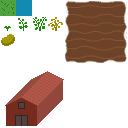
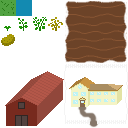
Revision of a layered 128×128 image; what changed, layer by layer:
added layer "ruuf" above "windows" over <box>69,77,123,106</box>
added layer "windows" above "door" over <box>73,85,115,104</box>
added layer "door" above "house" over <box>79,97,86,107</box>
added layer "house" above "fence" over <box>70,82,123,107</box>
added layer "fence" above "dirt" over <box>64,64,128,124</box>
added layer "dirt" above "barn" over <box>77,103,99,128</box>
